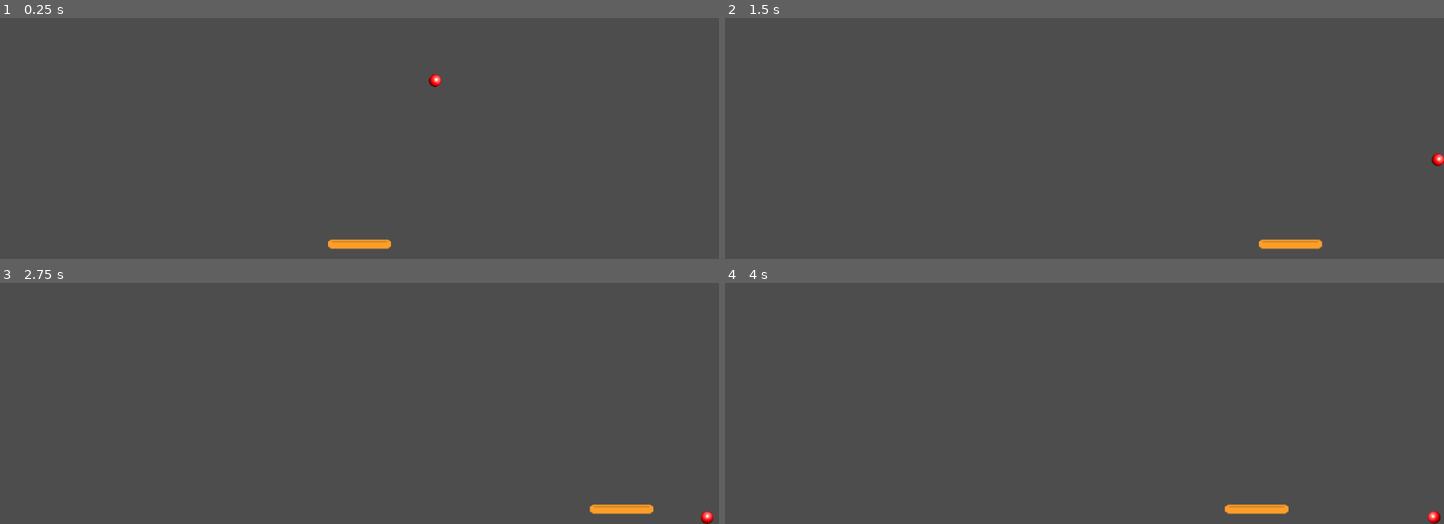
Above: before the commit, frames 1-4 (two rows, left to right).
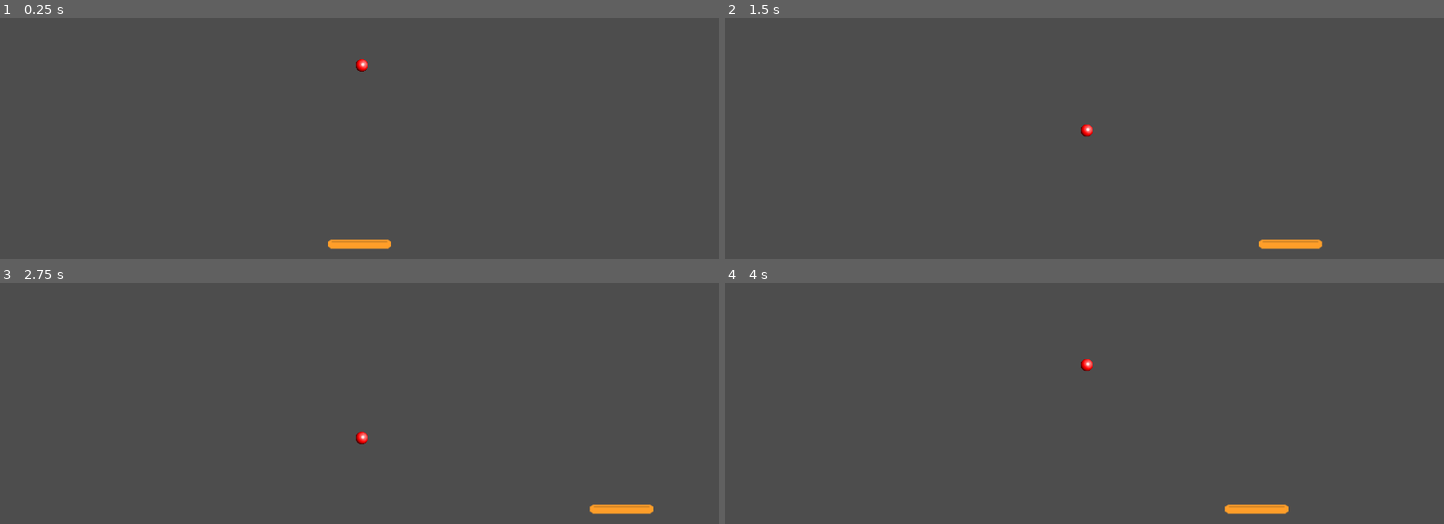
Above: after the commit, the same moments.

Repository: Archaoss/OneLastBrick
Game: Godot game, scene res://main.tscn
Same seed, same stepped clock (60 frames per second), same inputs: the game is played once before the commit and once after it.
Inputs:
- Up to frame 1 (0.25 s): no input
- Up to frame 2 (1.5 s): tap Enter at 0.5 s; hold D (move_right) 0.53-1.28 s; hold A (move_left) from 1.28 s (still down)
- Up to frame 3 (2.75 s): release A (move_left) at 2.03 s; hold D (move_right) from 2.03 s (still down)
- Up to frame 4 (4 s): release D (move_right) at 3.53 s; hold A (move_left) from 3.53 s (still down)

The runs differ from the first frame. In frame 1, 0.1% of the frame differs, in the area x 49-62%, y 17-29%; in frame 2, 0.1%; in frame 3, 0.1%, in the area x 49-100%, y 61-100%; in frame 4, 0.1%.

Commit message:
Dribble mini-game

Diff:
--- a/main.tscn
+++ b/main.tscn
@@ -6,15 +6,11 @@
 [ext_resource type="PackedScene" uid="uid://cxirmragua7gr" path="res://scenes/paddle.tscn" id="3_oj06k"]
 [ext_resource type="PackedScene" uid="uid://ckc2iu2kubfp0" path="res://scenes/walls.tscn" id="5_gcfsb"]
 
-[sub_resource type="PhysicsMaterial" id="PhysicsMaterial_pyjm7"]
-bounce = 1.0
-
 [node name="Main" type="Node"]
 script = ExtResource("1_lp3pw")
 
 [node name="Ball" parent="." instance=ExtResource("2_ub5lu")]
 position = Vector2(966, 533)
-physics_material_override = SubResource("PhysicsMaterial_pyjm7")
 
 [node name="Brick" parent="." instance=ExtResource("3_m55pp")]
 
--- a/project.godot
+++ b/project.godot
@@ -41,8 +41,3 @@
 "events": [Object(InputEventKey,"resource_local_to_scene":false,"resource_name":"","device":-1,"window_id":0,"alt_press …(192 unchanged characters)…
 ]
 }
-
-[rendering]
-
-renderer/rendering_method="gl_compatibility"
-renderer/rendering_method.mobile="gl_compatibility"
--- a/scripts/ball.gd
+++ b/scripts/ball.gd
@@ -6,11 +6,4 @@
 
 
 func _ready() -> void:
-	velocity = Vector2.from_angle(randf()) * speed
-
-
-func _physics_process(delta: float) -> void:
-	position += velocity * delta
-	var infocol = move_and_collide(velocity * delta)
-# 	if infocol:
-# 		print(infocol)
+	velocity = Vector2.from_angle(randf() * 2 * PI) * speed
Not shown, added: export_presets.cfg
Not shown: 1 places in main.tscn that only renumber resources
